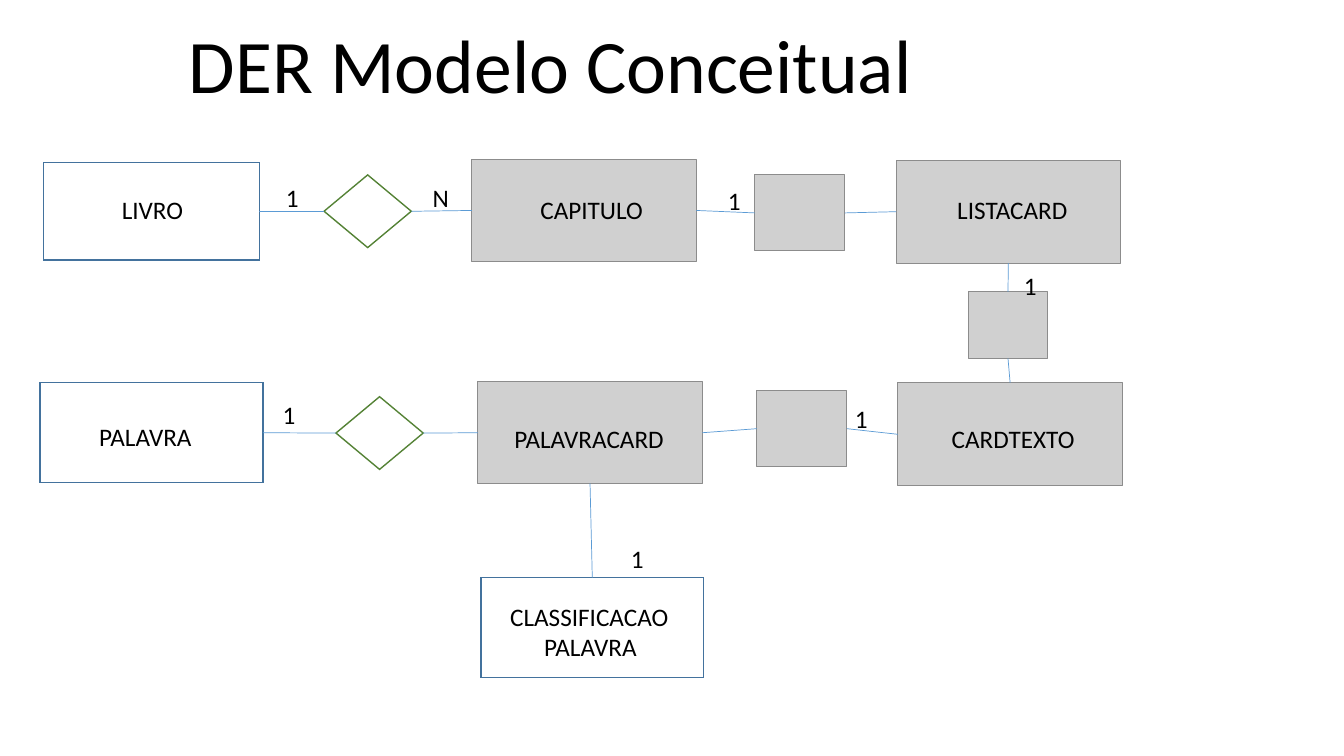
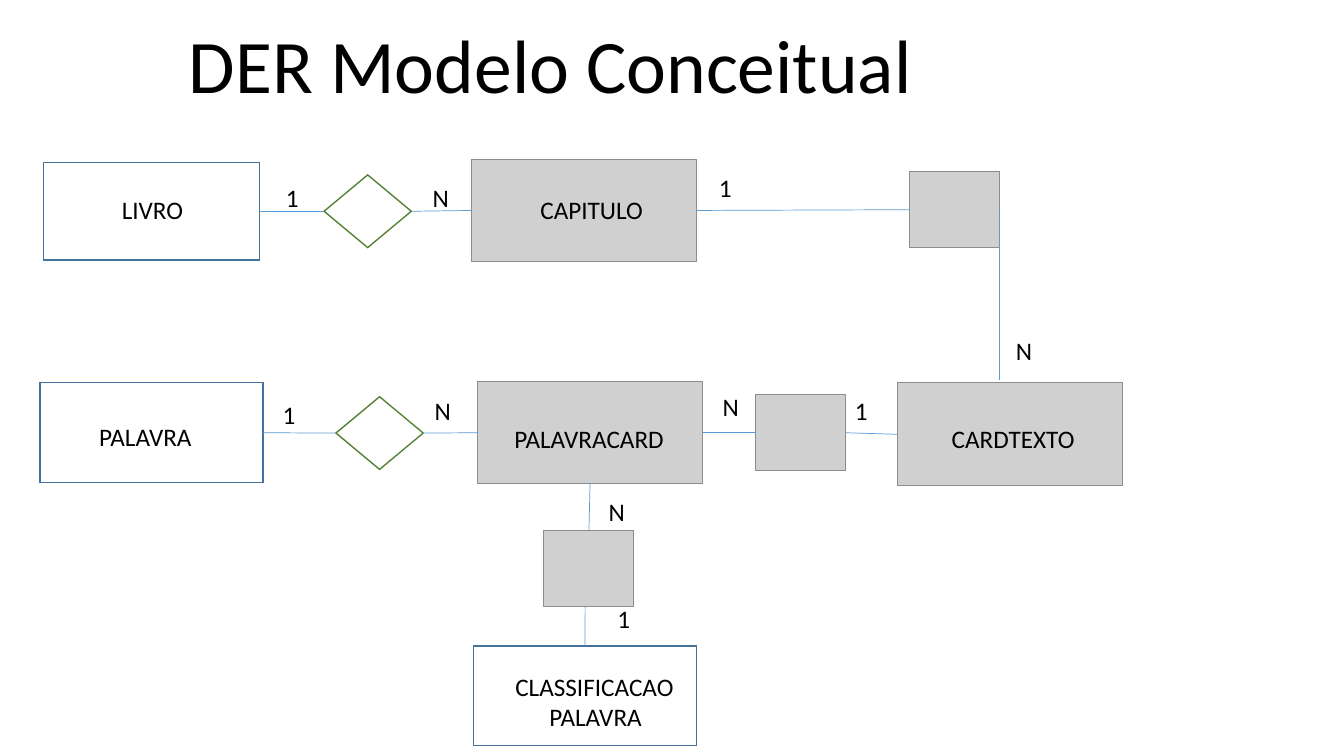
Before and after one commit to RaissaBarbs/leituraLeve, a slide deck: slide 1 of documentação/BookCardDocumentação.pptx. Drawn at 1344x756 pixels with LibreOffice and Linux fonts; fonts in the diff are those of the drawing; grey boxes stand for pictures. Boxes give left, top, right and bottom in pixels: in the first picture for what was removed or moved away, otherwise in the second. Text is boxed around its words. In the diff, an @@ line names an element or a change of style, - is before the commit and + after.

```diff
--- a/documentação/BookCardDocumentação.pptx
+++ b/documentação/BookCardDocumentação.pptx
@@ text "1": place and size @@
-text "1" at [728,193,741,213]
+text "1" at [719,180,732,197]
@@ picture removed at [896,160,1121,263] @@
@@ picture: place and size @@
-picture at [755,175,845,251]
+picture at [909,171,999,247]
@@ text removed at [957,202,1067,219] @@
-LISTACARD
@@ line moved from (755, 213) - (697, 211) to (909, 210) - (697, 211) @@
@@ line removed from (845, 213) to (896, 212) @@
@@ line moved from (1008, 292) - (1008, 263) to (999, 210) - (999, 380) @@
@@ text removed at [1024,274,1037,295] @@
-1
@@ line removed from (1008, 358) to (1010, 383) @@
@@ text added at [1016,343,1032,360], 18 pt, text #000000 @@
+N
@@ text added at [435,403,451,420], 18 pt, text #000000 @@
+N
@@ text added at [723,399,739,416], 18 pt, text #000000 @@
+N
@@ picture: place and size @@
-picture at [757,391,847,467]
+picture at [755,395,845,471]
@@ text "1" rewrapped from [855,411,868,432] to [855,403,868,420] @@
@@ line moved from (757, 429) - (703, 433) to (755, 433) - (703, 433) @@
@@ line moved from (847, 429) - (898, 435) to (846, 433) - (898, 435) @@
@@ line added from (589, 530) to (590, 484), #5B9BD5 0.5 pt @@
@@ text added at [609,504,625,521], 18 pt, text #000000 @@
+N
@@ picture: place and size @@
-picture at [969,292,1048,359]
+picture at [544,530,634,606]
@@ text "1": place and size @@
-text "1" at [631,551,644,568]
+text "1" at [617,611,630,628]
@@ line moved from (593, 578) - (590, 484) to (585, 646) - (586, 606) @@
@@ rectangle: place and size @@
-rectangle at [481,578,704,678]
+rectangle at [474,646,697,746]
@@ text "CLASSIFICACAO": place and size @@
-text "CLASSIFICACAO" at [510,609,668,656]
+text "CLASSIFICACAO" at [515,679,673,726]
```
Also in this commit, not shown: 4 slides added, 3 other files.
